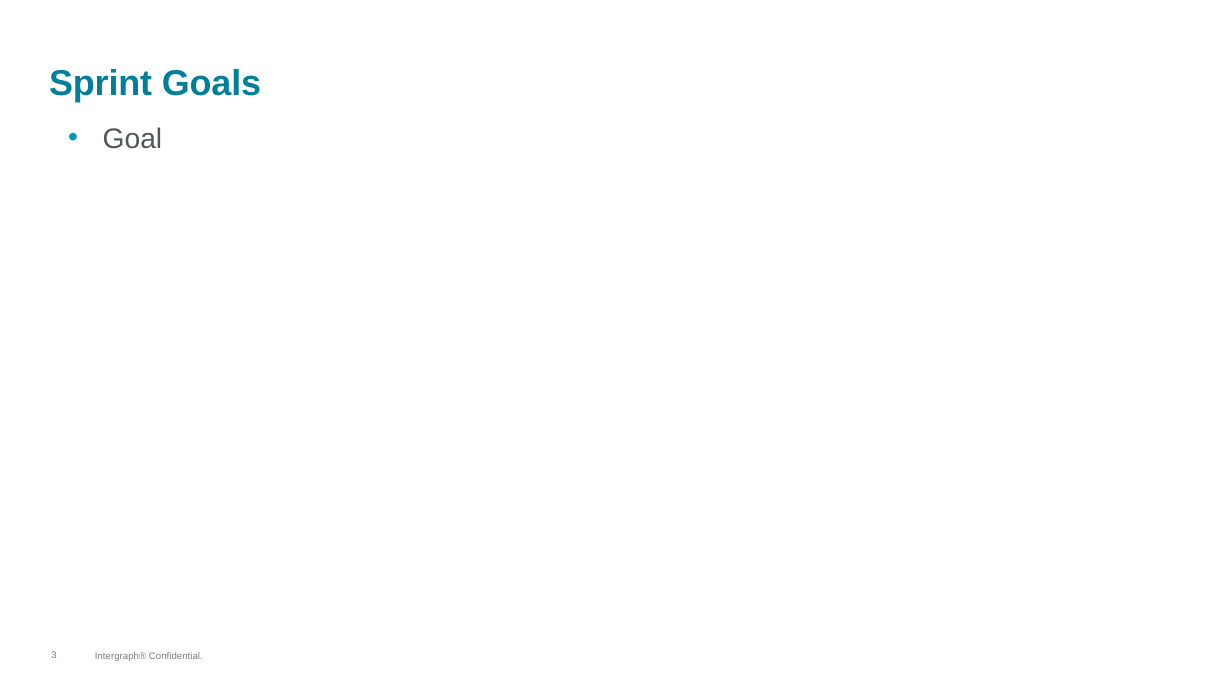
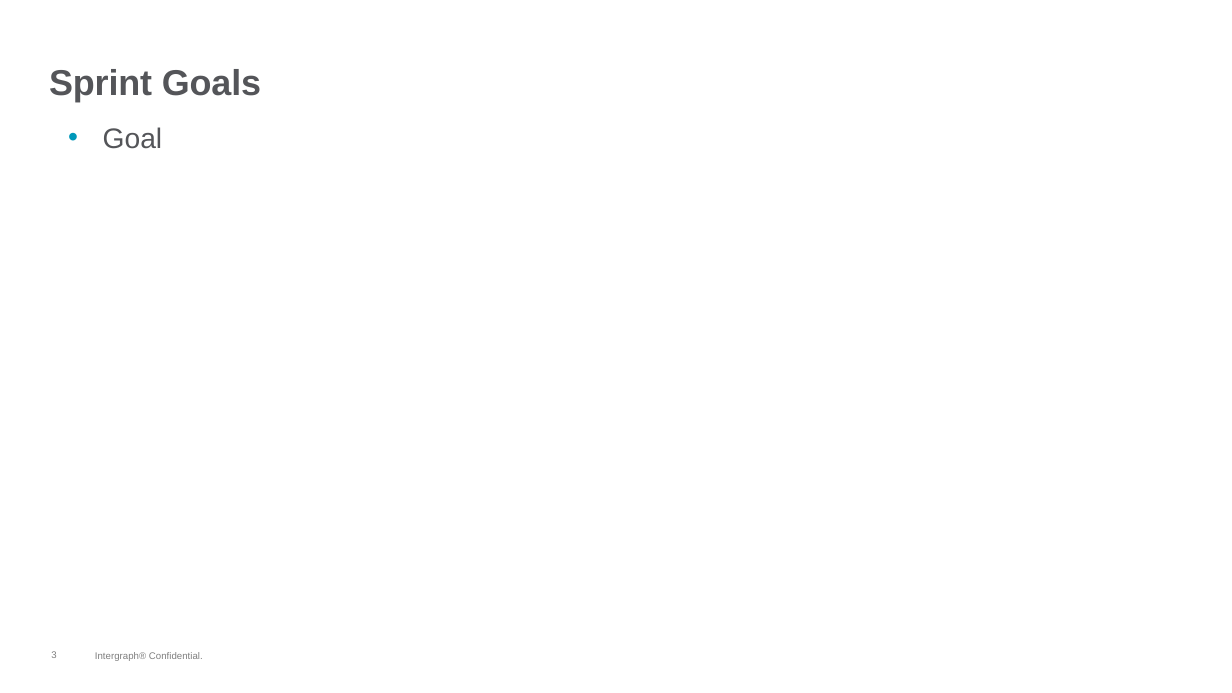
Before and after one commit to Pipecasso/AliasPaul, a slide deck: slide 3 of autosprintreview/Sprint Review Template.pptx. Drawn at 1232x693 pixels with LibreOffice and Linux fonts; fonts in the diff are those of the drawing; background and template pictures are left out. Boxes give left, top, right and bottom in pixels: in the first picture for what was removed or moved away, otherwise in the second. Text is boxed around its words. In the diff, an @@ line names an element or a change of style, - is before the commit and + after.

```diff
--- a/autosprintreview/Sprint Review Template.pptx
+++ b/autosprintreview/Sprint Review Template.pptx
@@ title "Sprint Goals" at box(49, 69, 261, 102): text colour #007F9D to #545559 @@
```
Also in this commit, not shown: 1 other slide changed, 1 slide added, 1 slide removed, 4 other files.
